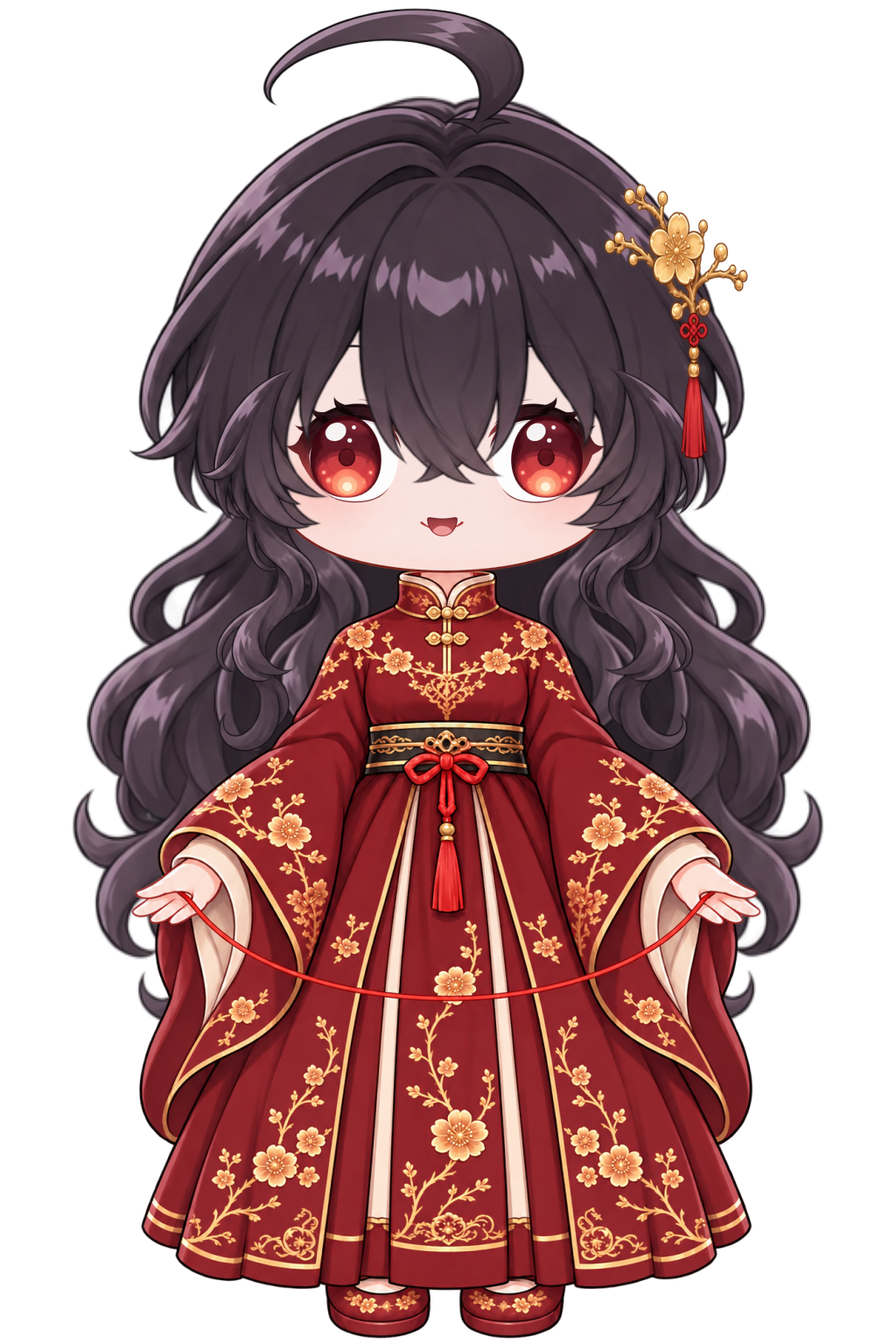
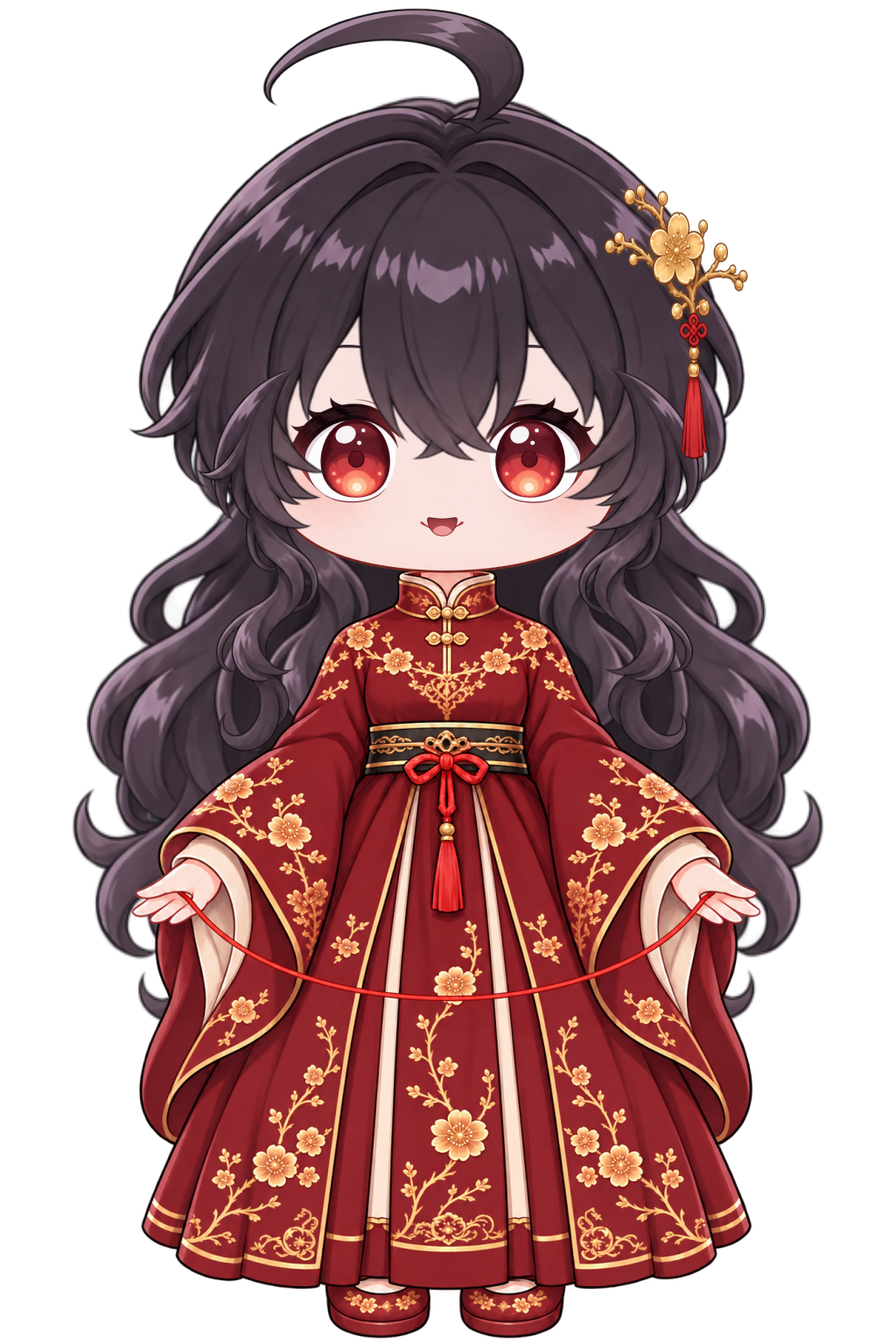
Before/after of a 896 x 1344 layered artwork. What changed in the layer stack:
painted on "front hair" over [128, 105, 745, 528]
painted on "eyebrow left" over [498, 344, 582, 357]
painted on "eyebrow right" over [294, 344, 378, 357]
painted on "irides left" over [495, 415, 583, 498]
painted on "irides right" over [309, 415, 391, 498]
painted on "eyelash left" over [484, 396, 606, 503]
painted on "eyewhite left" over [486, 418, 590, 503]
painted on "eyelash right" over [280, 396, 404, 503]
painted on "eyewhite right" over [295, 418, 402, 503]
